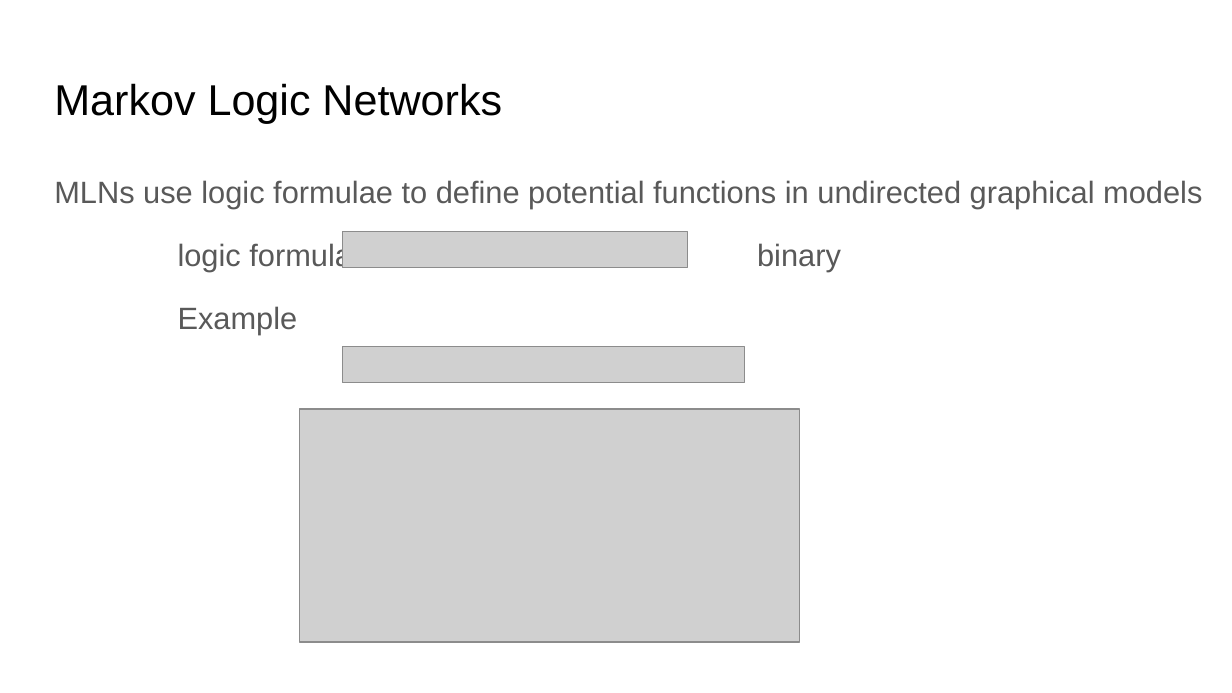
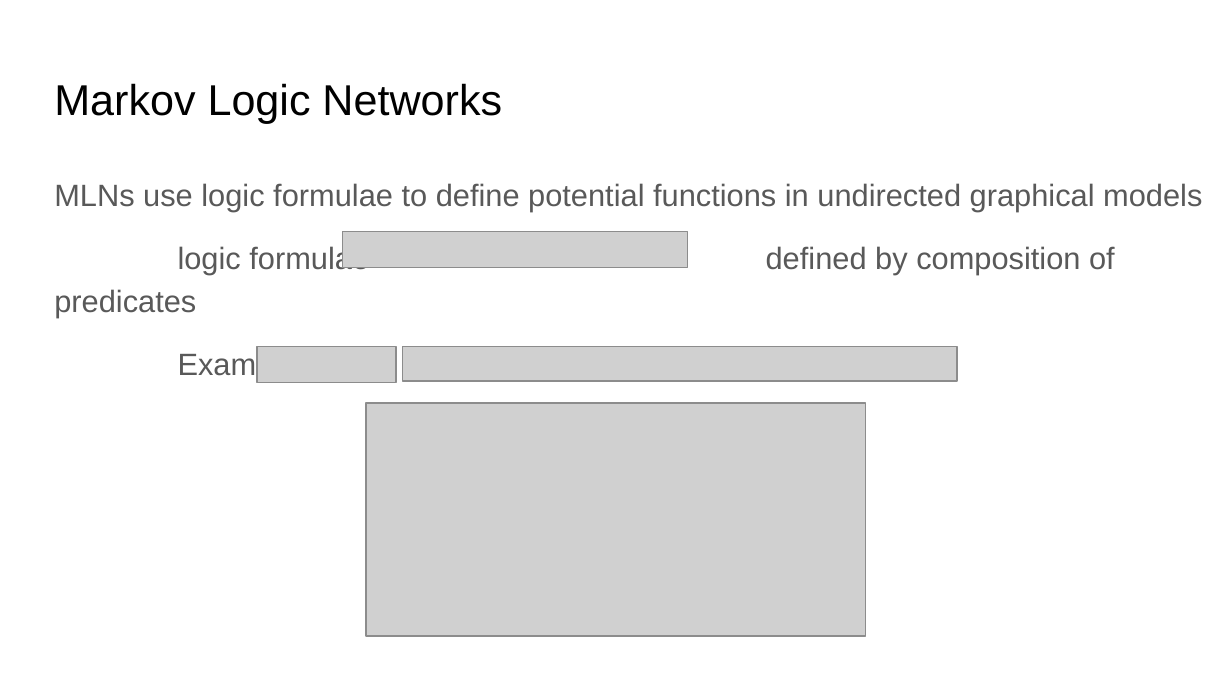
Before and after one commit to yichousun/Winter2021_CS249_GNN, a slide deck: slide 7 of Paper_Presentation/Knowledge_Graph/Efficient_Probabilistic_Logic_Reasoning_with_Graph_Neural_Networks/presentation/cs249 presentation.pptx. Drawn at 1232x693 pixels with LibreOffice and Linux fonts; fonts in the diff are those of the drawing; grey boxes stand for pictures. Boxes give left, top, right and bottom in pixels: in the first picture for what was removed or moved away, otherwise in the second. Text is boxed around its words. In the diff, an @@ line names an element or a change of style, - is before the commit and + after.

```diff
--- a/Paper_Presentation/Knowledge_Graph/Efficient_Probabilistic_Logic_Reasoning_with_Graph_Neural_Networks/presentation/cs249 presentation.pptx
+++ b/Paper_Presentation/Knowledge_Graph/Efficient_Probabilistic_Logic_Reasoning_with_Graph_Neural_Networks/presentation/cs249 presentation.pptx
@@ text "MLNs use logic formulae to ..." at [54, 183, 1202, 275]: less space between paragraphs @@
@@ text at [178, 245, 1115, 275]: text changed @@
-logic formulae -- binary
+logic formulae -- defined by composition of predicates
@@ picture added at [257, 346, 397, 383] @@
@@ picture: place and size @@
-picture at [342, 346, 744, 383]
+picture at [403, 346, 957, 381]
@@ picture: place and size @@
-picture at [299, 409, 800, 642]
+picture at [366, 403, 866, 636]
```
Also in this commit, not shown: 17 other slides changed, 11 slides added, 4 slides removed, 1 other file.
